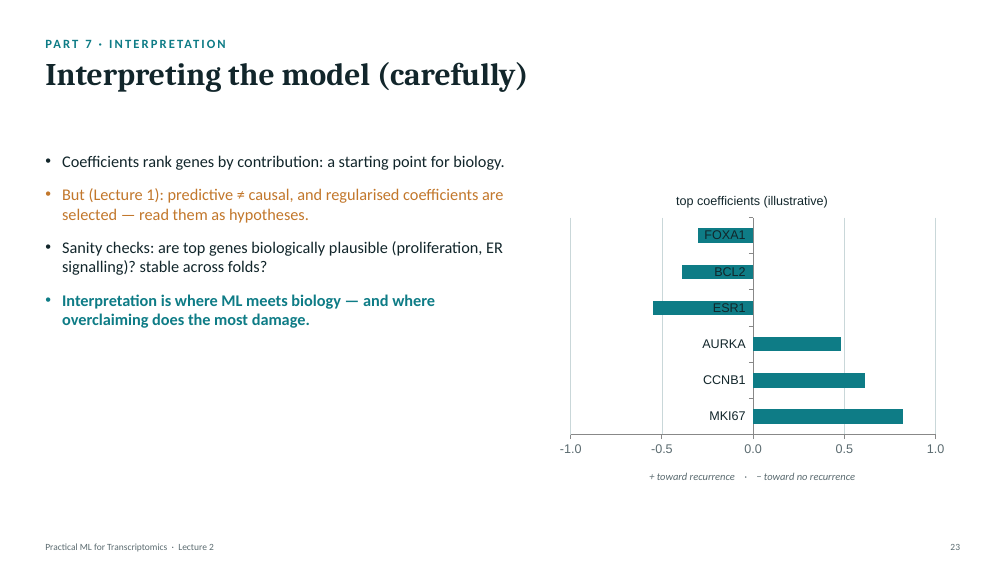
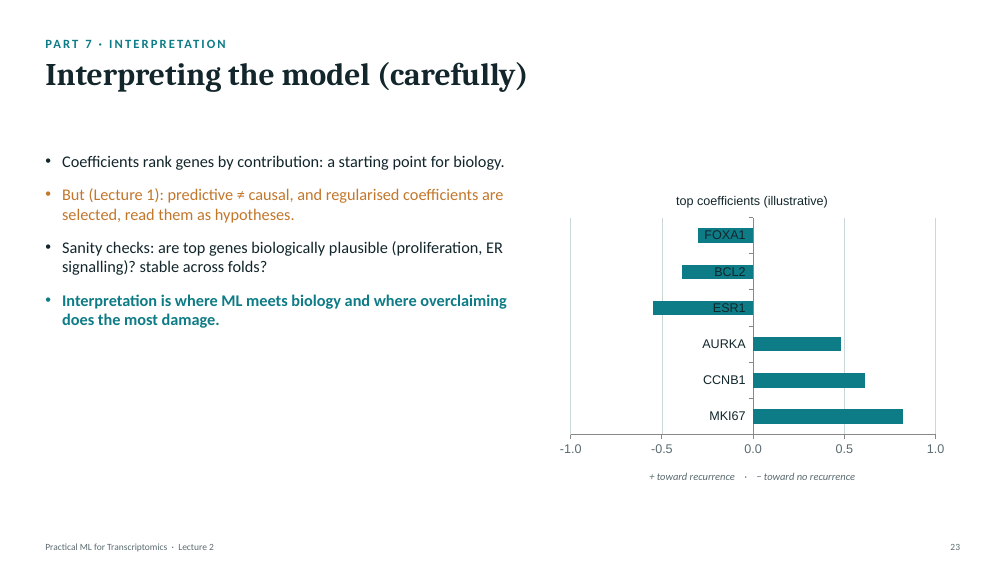
Before and after one commit to zhanyinx/ml26, a slide deck: slide 23 of lessons/lesson02_baseline_model/theory/slides/Lecture2 - Building the First Predictive Model.pptx. Drawn at 1008x567 pixels with LibreOffice and Linux fonts; fonts in the diff are those of the drawing. Boxes give left, top, right and bottom in pixels: in the first picture for what was removed or moved away, otherwise in the second. Text is boxed around its words. In the diff, an @@ line names an element or a change of style, - is before the commit and + after.

```diff
--- a/lessons/lesson02_baseline_model/theory/slides/Lecture2 - Building the First Predictive Model.pptx
+++ b/lessons/lesson02_baseline_model/theory/slides/Lecture2 - Building the First Predictive Model.pptx
@@ text at (62,188,503,223): text changed @@
-• But (Lecture 1): predictive ≠ causal, and regularised coefficients are selected — read them as hypotheses.
+• But (Lecture 1): predictive ≠ causal, and regularised coefficients are selected, read them as hypotheses.
@@ text at (62,294,506,328): text changed @@
-• Interpretation is where ML meets biology — and where overclaiming does the most damage.
+• Interpretation is where ML meets biology and where overclaiming does the most damage.
```
Also in this commit, not shown: 10 other slides changed.
